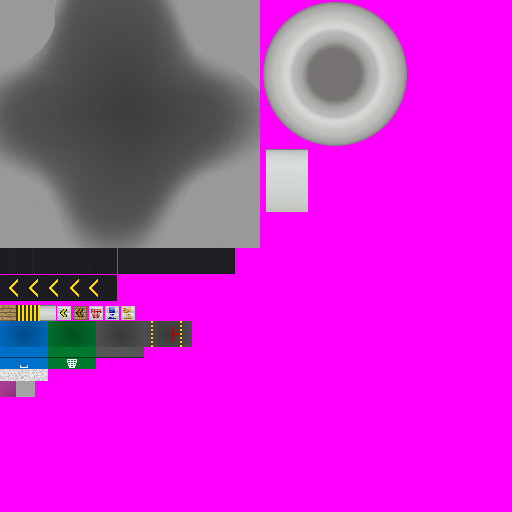
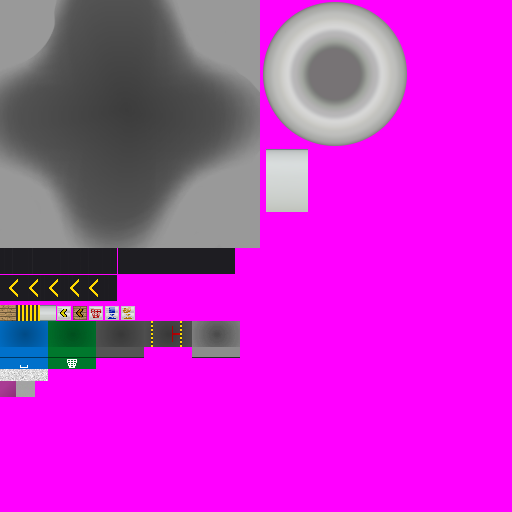
Comparing the layer stacks of the two w=512, h=512 images. Changes:
painted on "Base" over bbox(192, 321, 240, 358)
